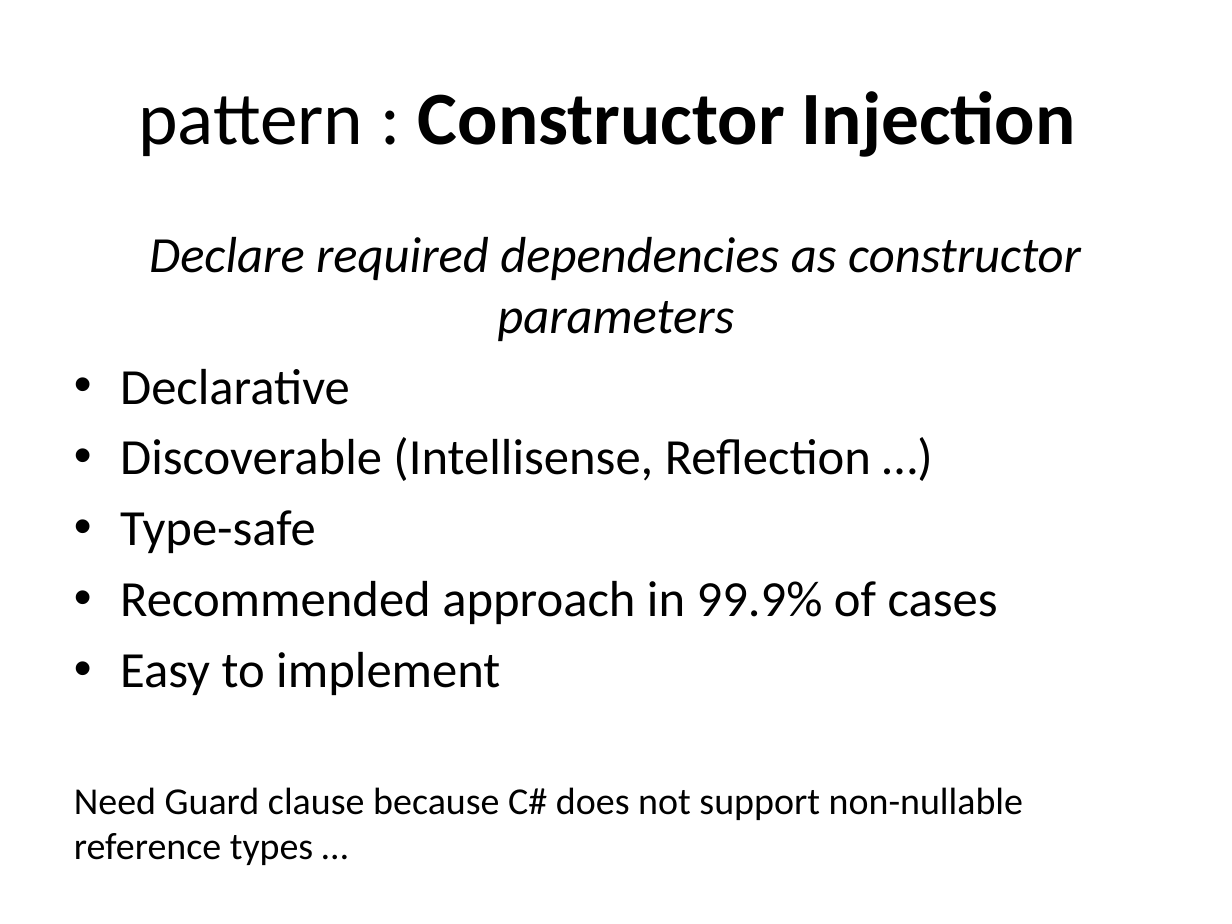
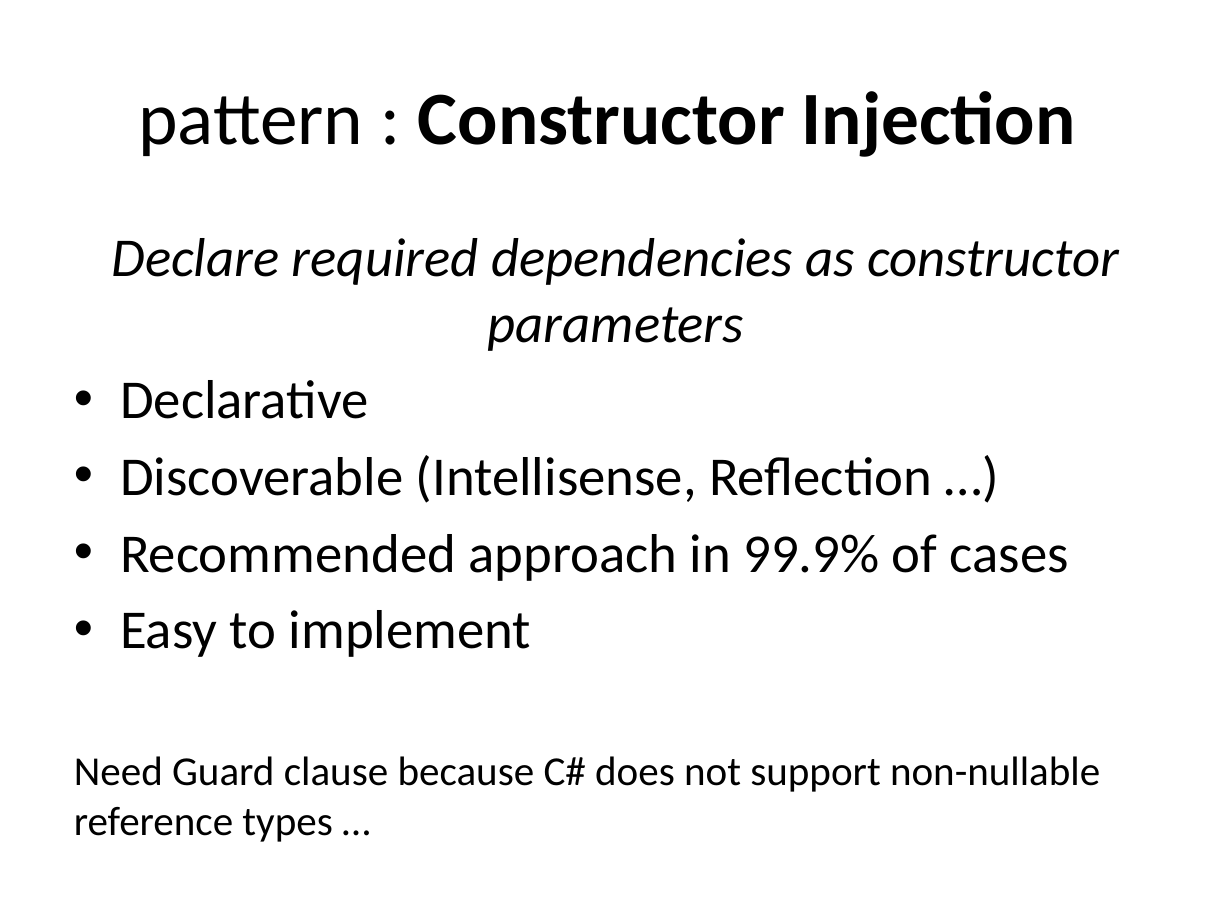
Before and after one commit to tsimbalar/DependencyInjectionTheRightWay, a slide deck: slide 24 of Dependency Injection - the right way.pptx. Drawn at 1232x924 pixels with LibreOffice and Linux fonts; fonts in the diff are those of the drawing. Boxes give left, top, right and bottom in pixels: in the first picture for what was removed or moved away, otherwise in the second. Text is boxed around its words. In the diff, an @@ line names an element or a change of style, - is before the commit and + after.

```diff
--- a/Dependency Injection - the right way.pptx
+++ b/Dependency Injection - the right way.pptx
@@ text "Declare required dependencies as constructor ..." at (74, 238, 1119, 842): size 29.6 to 32 pt in "Declare required dependencies as constructor parameters", "Declarative", "Discoverable (Intellisense, Reflection …)", "Recommended approach in 99.9% of cases" and 1 more places; size 22.2 to 24 pt in "Need Guard clause because C# does not ..." @@
@@ text at (120, 510, 316, 553): paragraph removed @@
-• Type-safe
```
Also in this commit, not shown: 17 other slides changed, 1 slide added.
